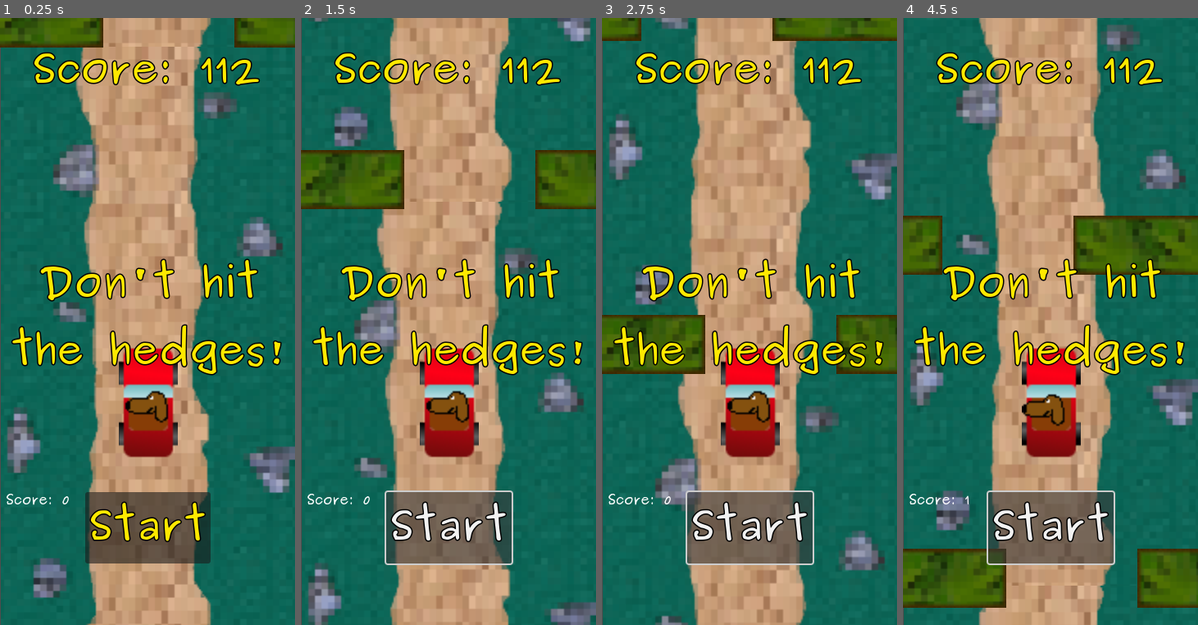
Above: before the commit, frames 1-4 (left to right).
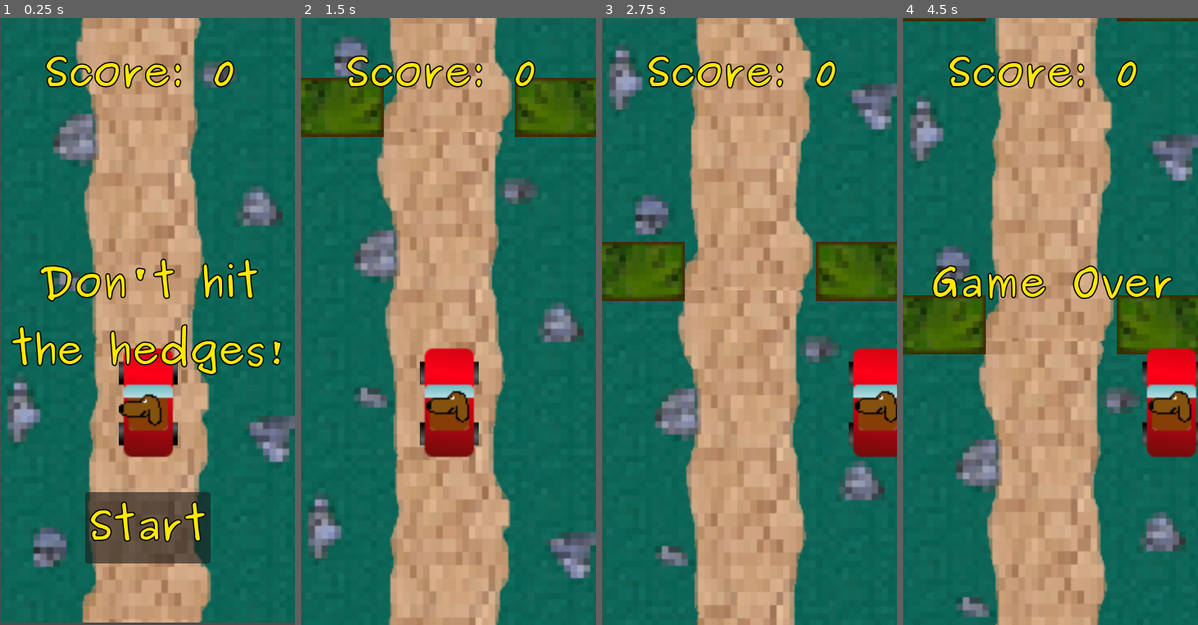
Above: after the commit, the same moments.

Repository: endy128/parkrun
Game: Godot game, scene res://scenes/main.tscn
Same seed, same stepped clock (60 frames per second), same inputs: the game is played once before the commit and once after it.
Inputs (mouse positions are in pixels of both pictures, inside the frame that each line leads up to):
- Up to frame 1 (0.25 s): no input
- Up to frame 2 (1.5 s): click "Start" at 0.5 s; click (448, 527) at 1.25 s, where only the run before the commit has a clickable "Start"
- Up to frame 3 (2.75 s): hold Right (right, bound only after the commit) from 2.03 s (still down)
- Up to frame 4 (4.5 s): release Right (right, bound only after the commit) at 2.78 s; hold Left (left, bound only after the commit) 2.78-3.53 s; hold Right (right, bound only after the commit) from 3.53 s (still down)

The runs differ from the first frame. In frame 1, 23% of the frame differs, in the area x 0-100%, y 0-100%; in frame 2, 39%; in frame 3, 45%; in frame 4, 50%.
Error before the commit: Parse Error: Function "score" has the same name as a previously declared variable. (res://scenes/dog.gd:46)

Commit message:
added end game state

Diff:
--- a/project.godot
+++ b/project.godot
@@ -31,12 +31,12 @@
 
 left={
 "deadzone": 0.5,
-"events": [Object(InputEventKey,"resource_local_to_scene":false,"resource_name":"","device":0,"window_id":0,"alt_pressed":false,"shift_pressed":false,"ctrl_pressed":false,"meta_pressed":false,"pressed":false,"keycode":0,"physical_keycode":0,"key_label":0,"unicode":0,"echo":false,"script":null)
+"events": [Object(InputEventKey,"resource_local_to_scene":false,"resource_name":"","device":-1,"window_id":0,"alt_pressed":false,"shift_pressed":false,"ctrl_pressed":false,"meta_pressed":false,"pressed":false,"keycode":4194319,"physical_keycode":0,"key_label":0,"unicode":0,"echo":false,"script":null)
 ]
 }
 right={
 "deadzone": 0.5,
-"events": [Object(InputEventKey,"resource_local_to_scene":false,"resource_name":"","device":0,"window_id":0,"alt_pressed":false,"shift_pressed":false,"ctrl_pressed":false,"meta_pressed":false,"pressed":false,"keycode":0,"physical_keycode":0,"key_label":0,"unicode":0,"echo":false,"script":null)
+"events": [Object(InputEventKey,"resource_local_to_scene":false,"resource_name":"","device":-1,"window_id":0,"alt_pressed":false,"shift_pressed":false,"ctrl_pressed":false,"meta_pressed":false,"pressed":false,"keycode":4194321,"physical_keycode":0,"key_label":0,"unicode":0,"echo":false,"script":null)
 ]
 }
 
--- a/scenes/Control.tscn
+++ b/scenes/Control.tscn
@@ -41,6 +41,7 @@
 theme = ExtResource("1")
 theme_override_colors/font_color = Color(1, 0.913725, 0, 1)
 text = "Don't hit the hedges!"
+autowrap_mode = 2
 
 [node name="StartButton" type="Button" parent="HUD"]
 anchors_preset = 7
--- a/scenes/HUD.gd
+++ b/scenes/HUD.gd
@@ -29,11 +29,8 @@
 	$StartButton.show()
 
 func update_score(score):
-	$ScoreLabel.text = str(Game_Vars.score)
+	$ScoreLabel.text = "Score: " + str(Game_Vars.score)
 
-func _on_StartButton_pressed():
+func _on_start_button_pressed():
 	$StartButton.hide()
 	start_game.emit()
-
-func _on_MessageTimer_timeout():
-	$Message.hide()
--- a/scenes/dog.gd
+++ b/scenes/dog.gd
@@ -4,37 +4,33 @@
 var move_vector = Vector2.ZERO
 var direction = 0
 var move_strength = 30
-var score = 0
+var end_game = true
 
 # Called when the node enters the scene tree for the first time.
 func _ready():
 	pass # Replace with function body.
 
-
 # Called every frame. 'delta' is the elapsed time since the previous frame.
 func _process(delta):
-	if(Input.is_action_pressed("left")):
-		direction = -1
-		move_vector.x += -move_strength
-	if(Input.is_action_pressed("right")):
-		direction = 1
-		move_vector.x += move_strength
+	if(end_game != true):
+		if(Input.is_action_pressed("left")):
+			direction = -1
+			move_vector.x += -move_strength
+		if(Input.is_action_pressed("right")):
+			direction = 1
+			move_vector.x += move_strength
+		set_velocity(move_vector)
+		move_and_slide()
 
-	set_velocity(move_vector)
-	move_and_slide()
-
-	if (global_position.x - 36 - gravity*delta > -180 && global_position.x + 36 + gravity*delta < 180):
-
-		# give the steeting 'gravity' each way the player goes
-		if (direction < 0):
-			move_vector.x += -gravity*delta
-		if (direction > 0):
-			move_vector.x += gravity*delta
-	else:
-		move_vector.x = 0
-
-
-	rotate_dog()
+		if (global_position.x - 36 - gravity*delta > -180 && global_position.x + 36 + gravity*delta < 180):
+			# give the steeting 'gravity' each way the player goes
+			if (direction < 0):
+				move_vector.x += -gravity*delta
+			if (direction > 0):
+				move_vector.x += gravity*delta
+		else:
+			move_vector.x = 0
+		rotate_dog()
 
 func rotate_dog():
 	var clamped_turn = clamp(move_vector.x, -60, 60)
@@ -43,6 +39,14 @@
 	if (direction > 0):
 		rotation_degrees = clamped_turn / 10
 
-func score():
-	score += 1
-	print("Score: ", score)
+func stop():
+	end_game = true
+	move_vector = Vector2.ZERO
+	direction = 0
+
+func start(pos):
+	end_game = false
+	position = pos
+	rotation_degrees = 0
+	move_vector = Vector2.ZERO
+	direction = 0
--- a/scenes/dog.tscn
+++ b/scenes/dog.tscn
@@ -1,63 +1,69 @@
-[gd_scene load_steps=6 format=2]
+[gd_scene load_steps=7 format=3 uid="uid://bh6c6qionff4s"]
 
-[ext_resource path="res://assets/dog.png" type="Texture2D" id=1]
+[ext_resource type="Texture2D" uid="uid://b0frbm5o18axr" path="res://assets/dog.png" id="1"]
 
-[sub_resource type="Animation" id=1]
-length = 0.001
+[sub_resource type="Animation" id="Animation_ltwux"]
+resource_name = "head_nod"
+loop_mode = 1
 tracks/0/type = "value"
+tracks/0/imported = false
+tracks/0/enabled = true
 tracks/0/path = NodePath("Sprite2D:frame")
 tracks/0/interp = 1
 tracks/0/loop_wrap = true
+tracks/0/keys = {
+"times": PackedFloat32Array(0, 0.5),
+"transitions": PackedFloat32Array(1, 1),
+"update": 1,
+"values": [0, 1]
+}
+
+[sub_resource type="Animation" id="Animation_5d6fl"]
+length = 0.001
+tracks/0/type = "value"
 tracks/0/imported = false
 tracks/0/enabled = true
-tracks/0/keys = {
-"times": PackedFloat32Array( 0 ),
-"transitions": PackedFloat32Array( 1 ),
-"update": 0,
-"values": [ 0 ]
-}
-
-[sub_resource type="Animation" id=2]
-resource_name = "driving"
-length = 0.4
-loop = true
-tracks/0/type = "value"
 tracks/0/path = NodePath("Sprite2D:frame")
 tracks/0/interp = 1
 tracks/0/loop_wrap = true
-tracks/0/imported = false
-tracks/0/enabled = true
 tracks/0/keys = {
-"times": PackedFloat32Array( 0, 0.2 ),
-"transitions": PackedFloat32Array( 1, 1 ),
+"times": PackedFloat32Array(0),
+"transitions": PackedFloat32Array(1),
 "update": 1,
-"values": [ 0, 1 ]
+"values": [0]
 }
 
-[sub_resource type="RectangleShape2D" id=3]
-size = Vector2( 23, 60.5 )
+[sub_resource type="AnimationLibrary" id="AnimationLibrary_xxtfi"]
+_data = {
+"RESET": SubResource("Animation_5d6fl"),
+"head_nod": SubResource("Animation_ltwux")
+}
 
-[sub_resource type="RectangleShape2D" id=4]
-size = Vector2( 21, 58 )
+[sub_resource type="RectangleShape2D" id="3"]
+size = Vector2(56, 125)
+
+[sub_resource type="RectangleShape2D" id="4"]
+size = Vector2(50, 116)
 
 [node name="dog" type="CharacterBody2D"]
 
 [node name="Sprite2D" type="Sprite2D" parent="."]
-scale = Vector2( 2, 2 )
-texture = ExtResource( 1 )
+scale = Vector2(2, 2)
+texture = ExtResource("1")
 hframes = 2
 
 [node name="AnimationPlayer" type="AnimationPlayer" parent="."]
-autoplay = "driving"
-anims/RESET = SubResource( 1 )
-anims/driving = SubResource( 2 )
+autoplay = "head_nod"
+libraries = {
+"": SubResource("AnimationLibrary_xxtfi")
+}
 
 [node name="Area2D" type="Area2D" parent="."]
 
 [node name="CollisionShape2D" type="CollisionShape2D" parent="Area2D"]
-position = Vector2( 0, 1.5 )
-shape = SubResource( 3 )
+position = Vector2(0, 1.5)
+shape = SubResource("3")
 
 [node name="CollisionShape2D" type="CollisionShape2D" parent="."]
-position = Vector2( 0, 1 )
-shape = SubResource( 4 )
+position = Vector2(0, 1)
+shape = SubResource("4")
--- a/scenes/floor.gd
+++ b/scenes/floor.gd
@@ -2,6 +2,7 @@
 
 var scroll_speed = Game_Vars.scroll_speed
 var speed_up = 2
+var end_game = true
 
 # Called when the node enters the scene tree for the first time.
 func _ready():
@@ -11,7 +12,14 @@
 # Called every frame. 'delta' is the elapsed time since the previous frame.
 func _process(delta):
 	# scroll_speed += speed_up * delta
-	scroll_speed = Game_Vars.scroll_speed
-	global_position.y	+= scroll_speed * delta
-	if (global_position.y > 740):
-		global_position.y -= 1480
+	if end_game != true:
+		scroll_speed = Game_Vars.scroll_speed
+		global_position.y	+= scroll_speed * delta
+		if (global_position.y > 740):
+			global_position.y -= 1480
+
+func stop():
+	end_game = true
+
+func start():
+	end_game = false
--- a/scenes/hedge.gd
+++ b/scenes/hedge.gd
@@ -7,32 +7,47 @@
 var rnd = RandomNumberGenerator.new()
 # var speed_up = 2
 var score = 0
+var hedge_offset = 110
+var paralax_speed = 0.1
+var end_game = true
+
 
 # Called when the node enters the scene tree for the first time.
 func _ready():
+	rnd.randomize()
+	set_hedge_position()
 	$Area2D.connect("area_entered", Callable(self, "on_collided"))
 	$point.connect("area_entered", Callable(self, "on_pass"))
-	rnd.randomize()
-	set_hedge_position()
+
 
 # Called every frame. 'delta' is the elapsed time since the previous frame.
 func _process(delta):
 	# scroll_speed += speed_up * delta
 	#scroll_speed = Game_Vars.scroll_speed
 	#move_and_slide(move_vector)
-	global_position.y	+= Game_Vars.scroll_speed * delta + 0.1
-	if (global_position.y > (screen_height + hedge_height) / 2):
-		global_position.y -= (screen_height + hedge_height)
-		set_hedge_position()
+	if end_game != true:
+		global_position.y	+= Game_Vars.scroll_speed * delta + paralax_speed
+		if (global_position.y > (screen_height + hedge_height) / float(2)):
+			global_position.y -= (screen_height + hedge_height)
+			set_hedge_position()
 
 func set_hedge_position():
-	var min_pos = -100
-	var max_pos = 100
+	var min_pos = -hedge_offset
+	var max_pos = hedge_offset
 	global_position.x = rnd.randi_range(min_pos, max_pos)
 
-func on_collided(area_2d):
+func on_collided(_area2d):
 	print("Collided with hedge")
+	get_node('/root/main').game_over()
 
-func on_pass(area_2d):
+func on_pass(_pass):
 	Game_Vars.score += 1
+	get_node('/root/main').update_score(Game_Vars.score)
 	print("Score: ", Game_Vars.score)
+
+func stop():
+	end_game = true
+
+func start(pos):
+	end_game = false
+	position = pos
--- a/scenes/hedge.tscn
+++ b/scenes/hedge.tscn
@@ -1,56 +1,57 @@
-[gd_scene load_steps=8 format=2]
+[gd_scene load_steps=8 format=3 uid="uid://dtgj5yctl0ny4"]
 
-[ext_resource path="res://scenes/hedge.gd" type="Script" id=1]
-[ext_resource path="res://assets/hedge.png" type="Texture2D" id=2]
+[ext_resource type="Script" path="res://scenes/hedge.gd" id="1"]
+[ext_resource type="Texture2D" uid="uid://vvxdreibt5hs" path="res://assets/hedge.png" id="2"]
 
-[sub_resource type="RectangleShape2D" id=1]
-size = Vector2( 88, 15.25 )
+[sub_resource type="RectangleShape2D" id="RectangleShape2D_3pbaq"]
+size = Vector2(180, 36)
 
-[sub_resource type="RectangleShape2D" id=2]
-size = Vector2( 87.25, 15.5 )
+[sub_resource type="RectangleShape2D" id="RectangleShape2D_fg6jg"]
+size = Vector2(180, 36)
 
-[sub_resource type="RectangleShape2D" id=3]
-size = Vector2( 87.75, 15 )
+[sub_resource type="RectangleShape2D" id="5"]
+size = Vector2(76, 4)
 
-[sub_resource type="RectangleShape2D" id=4]
-size = Vector2( 87.5, 15.5 )
+[sub_resource type="RectangleShape2D" id="RectangleShape2D_p0eu1"]
+size = Vector2(176.5, 32)
 
-[sub_resource type="RectangleShape2D" id=5]
-size = Vector2( 37.5, 4 )
+[sub_resource type="RectangleShape2D" id="RectangleShape2D_yldq5"]
+size = Vector2(176, 32)
 
 [node name="hedge" type="CharacterBody2D"]
-scale = Vector2( 2, 2 )
-script = ExtResource( 1 )
+scale = Vector2(2, 2)
+script = ExtResource("1")
 
 [node name="left" type="Sprite2D" parent="."]
-position = Vector2( -130, 0 )
-texture = ExtResource( 2 )
+position = Vector2(-130, 0)
+texture = ExtResource("2")
 
 [node name="right" type="Sprite2D" parent="."]
-position = Vector2( 130, 0 )
-scale = Vector2( -1, 1 )
-texture = ExtResource( 2 )
+position = Vector2(130, 0)
+scale = Vector2(-1, 1)
+texture = ExtResource("2")
 
 [node name="Area2D" type="Area2D" parent="."]
 
-[node name="left" type="CollisionShape2D" parent="Area2D"]
-position = Vector2( -130.5, -0.25 )
-shape = SubResource( 1 )
+[node name="CollisionShape2D" type="CollisionShape2D" parent="Area2D"]
+position = Vector2(-130, 0)
+shape = SubResource("RectangleShape2D_3pbaq")
 
-[node name="right" type="CollisionShape2D" parent="Area2D"]
-position = Vector2( 129.5, 0 )
-shape = SubResource( 2 )
+[node name="CollisionShape2D2" type="CollisionShape2D" parent="Area2D"]
+position = Vector2(130, 0)
+shape = SubResource("RectangleShape2D_fg6jg")
+
+[node name="point" type="Area2D" parent="."]
+position = Vector2(-0.5, 0)
+
+[node name="point" type="CollisionShape2D" parent="point"]
+position = Vector2(0.5, 0)
+shape = SubResource("5")
 
 [node name="left2" type="CollisionShape2D" parent="."]
-position = Vector2( -130.25, -0.5 )
-shape = SubResource( 3 )
+position = Vector2(-130.25, 0)
+shape = SubResource("RectangleShape2D_p0eu1")
 
 [node name="right2" type="CollisionShape2D" parent="."]
-position = Vector2( 129.5, -0.5 )
-shape = SubResource( 4 )
-
-[node name="point" type="Area2D" parent="."]
-position = Vector2( -0.5, 0 )
-
-[node name="point" type="CollisionShape2D" parent="point"]
-shape = SubResource( 5 )
+position = Vector2(130, 0)
+shape = SubResource("RectangleShape2D_yldq5")
--- /dev/null
+++ b/scenes/main.gd
@@ -0,0 +1,35 @@
+extends Node
+
+
+# Called when the node enters the scene tree for the first time.
+#func _ready():
+#	pass # Replace with function body.
+
+
+# Called every frame. 'delta' is the elapsed time since the previous frame.
+#func _process(delta):
+#	pass
+
+
+func update_score(score):
+	get_node("HUD").update_score(score)
+
+func game_over():
+	get_node("hedges/hedge").stop()
+	get_node("hedges/hedge2").stop()
+	get_node("floors/floor").stop()
+	get_node("floors/floor2").stop()
+	$dog.stop()
+	$HUD.show_message("Game Over")
+	$HUD.show_game_over()
+
+
+func new_game():
+	Game_Vars.score = 0
+	$HUD.show_message("")
+	get_node('/root/main').update_score(Game_Vars.score)
+	$dog.start($dog_start_pos.position)
+	get_node("hedges/hedge").start($hedge_start_pos.position)
+	get_node("hedges/hedge2").start($hedge2_start_pos.position)
+	get_node("floors/floor").start()
+	get_node("floors/floor2").start()
--- a/scenes/main.tscn
+++ b/scenes/main.tscn
@@ -1,30 +1,15 @@
-[gd_scene load_steps=11 format=3 uid="uid://dg8l1b2e5njpa"]
+[gd_scene load_steps=8 format=3 uid="uid://dg8l1b2e5njpa"]
 
 [ext_resource type="PackedScene" path="res://scenes/floor.tscn" id="1"]
-[ext_resource type="PackedScene" path="res://scenes/hedge.tscn" id="2"]
-[ext_resource type="PackedScene" path="res://scenes/dog.tscn" id="3"]
+[ext_resource type="Script" path="res://scenes/main.gd" id="1_phm6y"]
+[ext_resource type="PackedScene" uid="uid://dtgj5yctl0ny4" path="res://scenes/hedge.tscn" id="2"]
+[ext_resource type="PackedScene" uid="uid://bh6c6qionff4s" path="res://scenes/dog.tscn" id="3"]
 [ext_resource type="Script" path="res://scenes/dog.gd" id="4"]
-[ext_resource type="Script" path="res://scenes/scoreboard.gd" id="5"]
-[ext_resource type="FontFile" uid="uid://b321jc5un1df8" path="res://assets/Purisa-Bold.ttf" id="6"]
 [ext_resource type="Script" path="res://scenes/HUD.gd" id="7_uwhdw"]
 [ext_resource type="Theme" uid="uid://d7ql06mdxoqr" path="res://scenes/text_theme.tres" id="8_veox6"]
 
-[sub_resource type="FontFile" id="3"]
-fallbacks = Array[Font]([ExtResource("6")])
-face_index = null
-embolden = null
-transform = null
-cache/0/16/0/ascent = 0.0
-cache/0/16/0/descent = 0.0
-cache/0/16/0/underline_position = 0.0
-cache/0/16/0/underline_thickness = 0.0
-cache/0/16/0/scale = 1.0
-cache/0/16/0/kerning_overrides/16/0 = Vector2(0, 0)
-
-[sub_resource type="Theme" id="2"]
-default_font = SubResource("3")
-
 [node name="main" type="Node"]
+script = ExtResource("1_phm6y")
 
 [node name="background" type="Sprite2D" parent="."]
 position = Vector2(-1, 3)
@@ -51,14 +36,6 @@
 position = Vector2(0, 100)
 script = ExtResource("4")
 
-[node name="scoreboard" type="Label" parent="."]
-offset_left = -174.0
-offset_top = 208.0
-offset_right = 169.0
-offset_bottom = 319.0
-theme = SubResource("2")
-script = ExtResource("5")
-
 [node name="HUD" type="CanvasLayer" parent="."]
 script = ExtResource("7_uwhdw")
 
@@ -66,16 +43,17 @@
 anchors_preset = 5
 anchor_left = 0.5
 anchor_right = 0.5
-offset_left = -174.0
+offset_left = -126.0
 offset_top = 25.0
-offset_right = 174.0
+offset_right = 129.0
+offset_bottom = 112.0
 grow_horizontal = 2
 theme = ExtResource("8_veox6")
 theme_override_colors/font_color = Color(1, 0.913725, 0, 1)
 theme_override_colors/font_outline_color = Color(0, 0, 0, 1)
 theme_override_constants/outline_size = 6
-text = "Score: 112"
-horizontal_alignment = 1
+text = "Score: 0"
+vertical_alignment = 1
 
 [node name="Message" type="Label" parent="HUD"]
 anchors_preset = 8
@@ -119,3 +97,15 @@
 [node name="MessageTimer" type="Timer" parent="HUD"]
 wait_time = 2.0
 one_shot = true
+
+[node name="dog_start_pos" type="Marker2D" parent="."]
+position = Vector2(0, 100)
+
+[node name="hedge_start_pos" type="Marker2D" parent="."]
+position = Vector2(0, -406)
+
+[node name="hedge2_start_pos" type="Marker2D" parent="."]
+position = Vector2(0, -812)
+
+[connection signal="start_game" from="HUD" to="." method="new_game"]
+[connection signal="pressed" from="HUD/StartButton" to="HUD" method="_on_start_button_pressed"]
--- a/scenes/scoreboard.gd
+++ b/scenes/scoreboard.gd
@@ -12,5 +12,6 @@
 
 
 # Called every frame. 'delta' is the elapsed time since the previous frame.
-func _process(delta):
-	self.text = "Score: " + str(Game_Vars.score)
+func _process(_delta):
+	#self.text = "Score: " + str(Game_Vars.score)
+	pass
